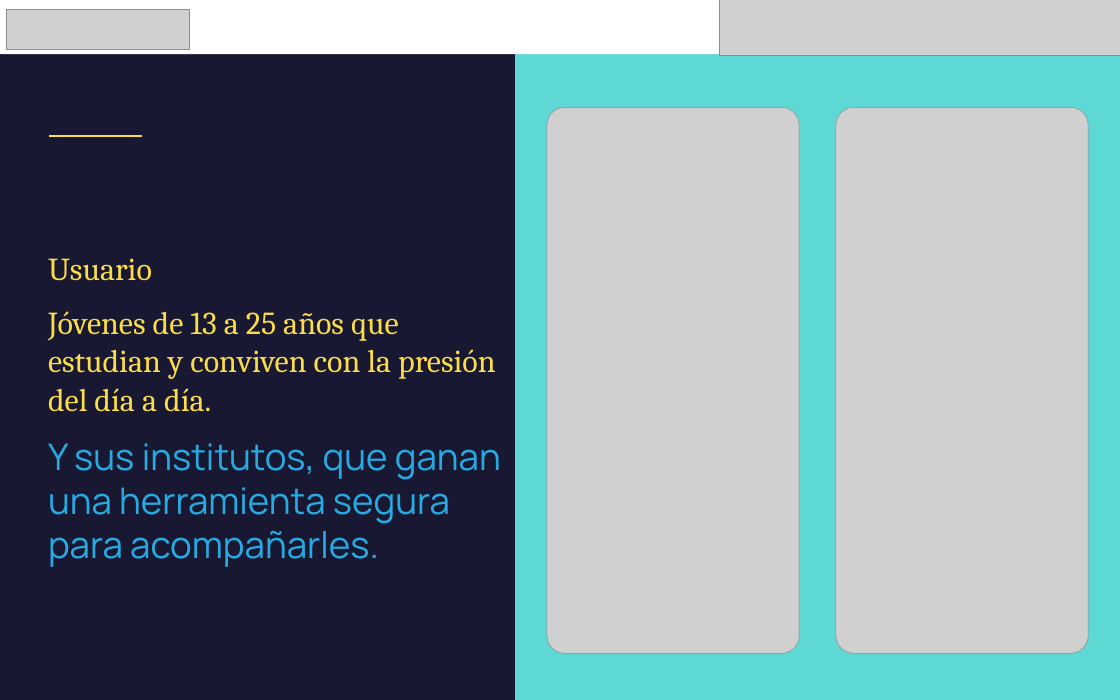
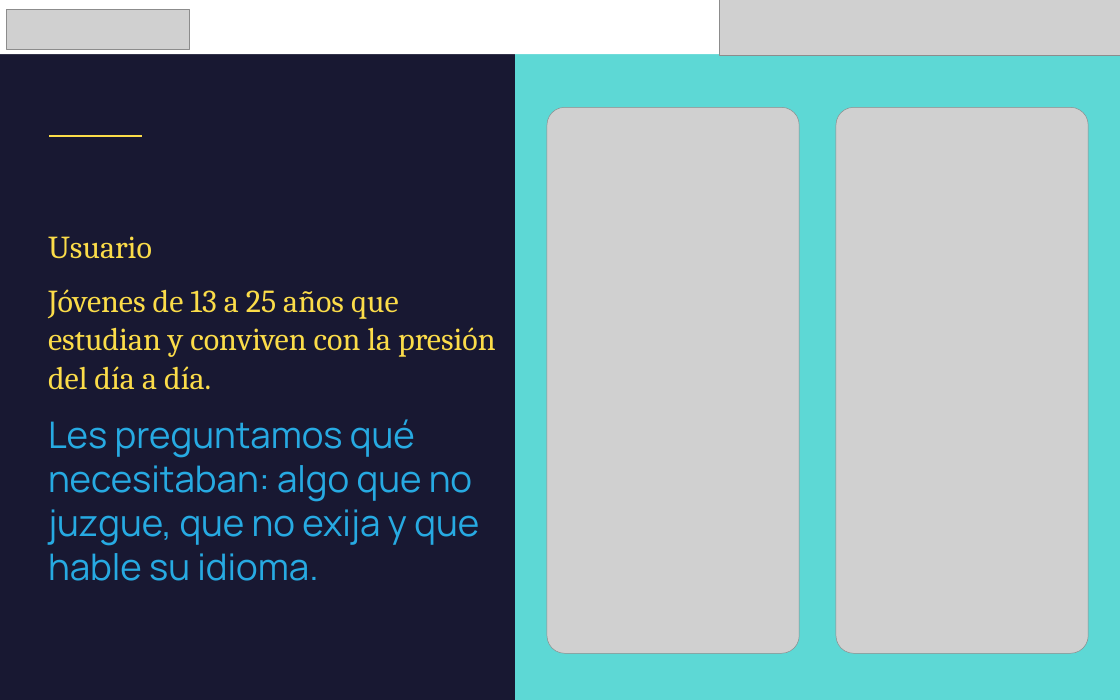
Before and after one commit to pertx1/Lagun, a slide deck: slide 4 of presentacion/Lagun-UNICEF-Lab-Junior.pptx. Drawn at 1120x700 pixels with LibreOffice and Linux fonts; fonts in the diff are those of the drawing; grey boxes stand for pictures. Boxes give left, top, right and bottom in pixels: in the first picture for what was removed or moved away, otherwise in the second. Text is boxed around its words. In the diff, an @@ line names an element or a change of style, - is before the commit and + after.

```diff
--- a/presentacion/Lagun-UNICEF-Lab-Junior.pptx
+++ b/presentacion/Lagun-UNICEF-Lab-Junior.pptx
@@ text at [48,419,479,581]: text changed @@
-Y sus institutos, que ganan una herramienta segura para acompañarles.
+Les preguntamos qué necesitaban: algo que no juzgue, que no exija y que hable su idioma.
```
Also in this commit, not shown: 7 other slides changed, 2 slides added.
